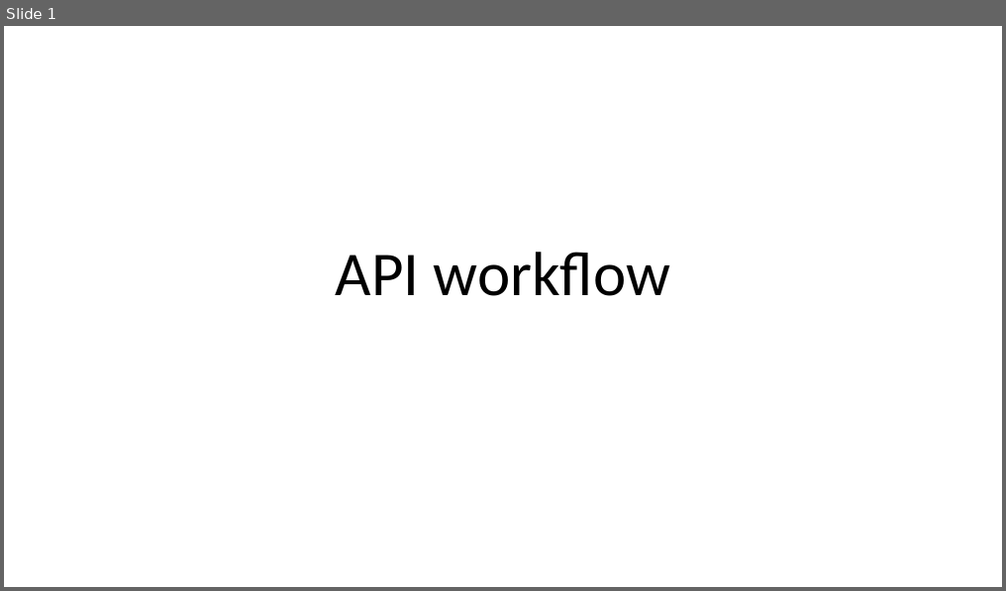
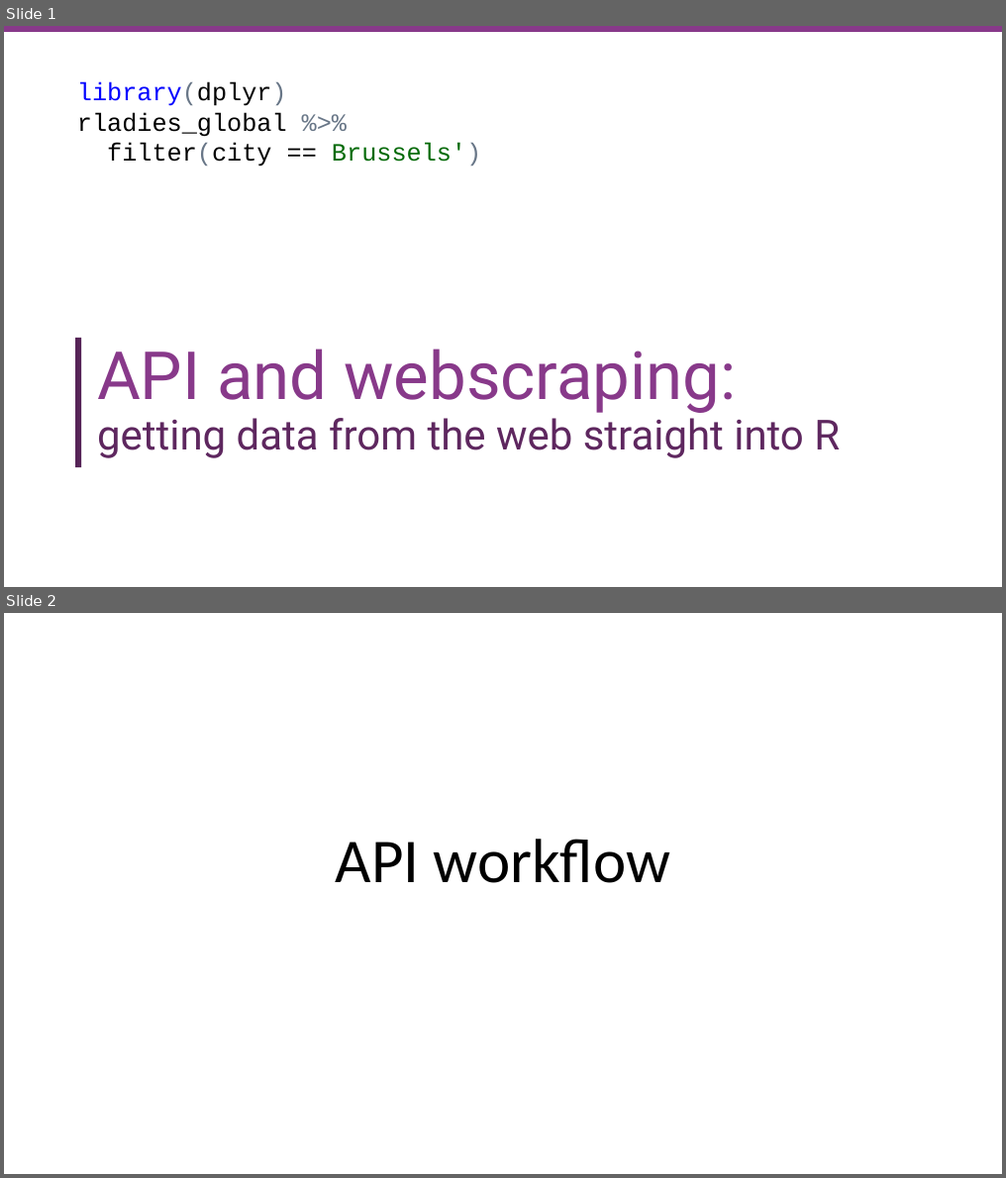
Before and after one commit to suzanbaert/2018_RLadiesWorkshop_API_Webscraping, a slide deck: images/Images_pptx.pptx. Shown one above the other, each under a label of ours: slide 1 before the commit, slides 1 and 2 after it. The pictures are 1006x591 and 1006x1178 pixels, drawn with LibreOffice and Linux fonts; fonts in the diff are those of the drawing; background and template pictures are left out. Boxes give left, top, right and bottom in pixels: in the first picture for what was removed or moved away, otherwise in the second. Text is boxed around its words. In the diff, an @@ line names an element or a change of style, - is before the commit and + after.

Commit message:
webscraping until ex1

```diff
--- a/images/Images_pptx.pptx
+++ b/images/Images_pptx.pptx
@@ slide 1 added at bbox=[4, 26, 1002, 587], background #FFFFFF @@
@@ rectangle added at bbox=[4, 26, 1002, 32], fill #88398A @@
@@ text added at bbox=[77, 82, 481, 167], 24 pt, text #000000 @@
+library(dplyr)
+rladies_global %>%
+filter(city == Brussels')
@@ rectangle added at bbox=[76, 338, 82, 468], fill #562457 @@
@@ title added at bbox=[97, 349, 840, 459], 40 pt, text #5E275F @@
+API and webscraping:
+getting data from the web straight into R
@@ what was slide 1 is now slide 2 @@
```
Also in this commit, not shown: 1 slide changed, 1 other slide added, 1 slide removed, 13 other files.
